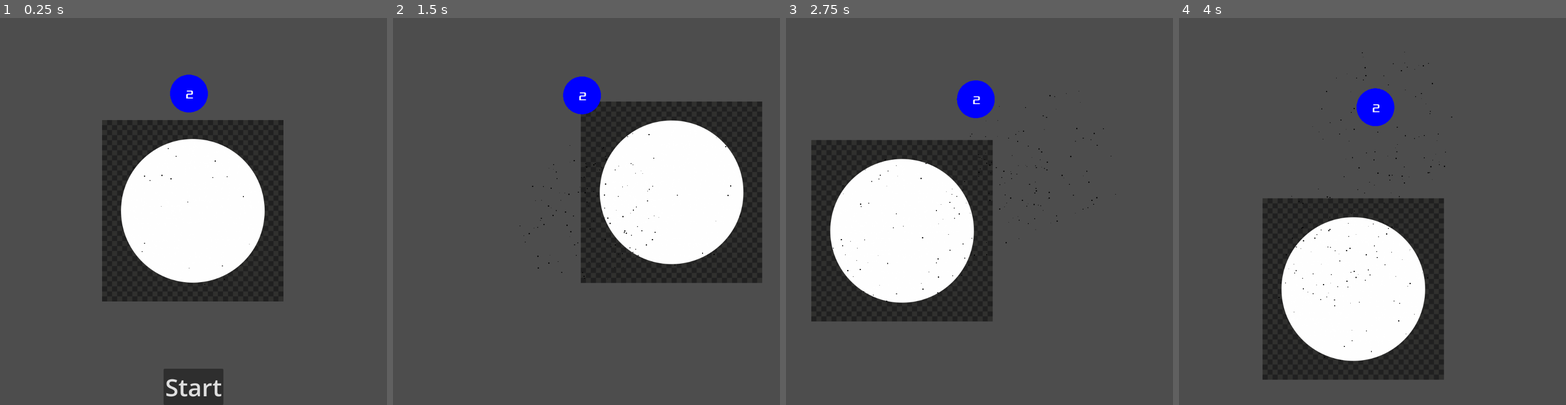
Above: before the commit, frames 1-4 (left to right).
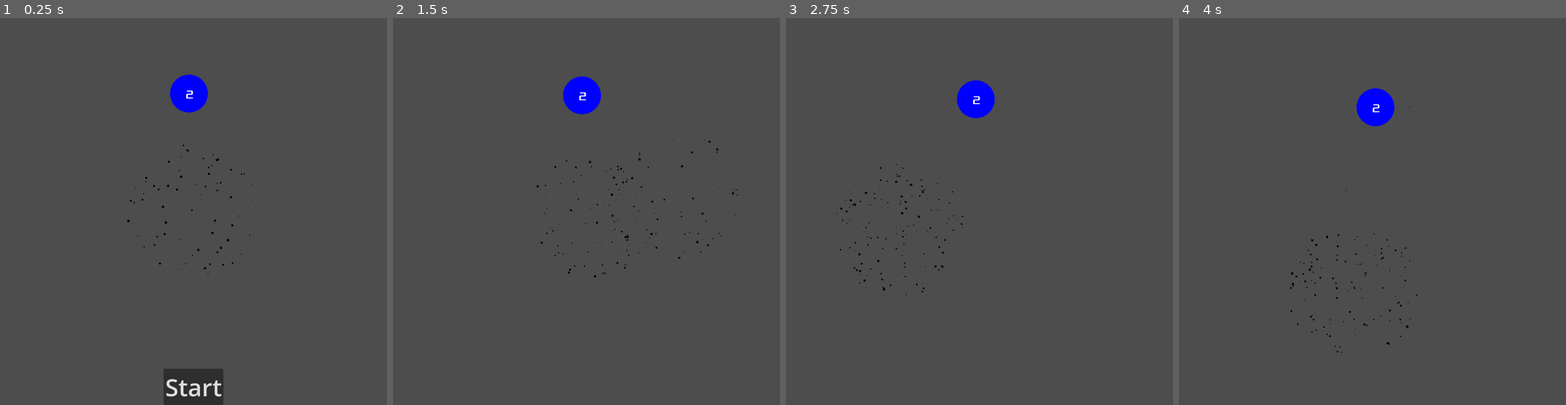
Above: after the commit, the same moments.

Repository: nuts4nuts4nuts/flappyversary
Game: Godot game, scene res://scenes/main.tscn
Two runs of this game, one before a commit and one after it. Both use one fixed random seed, a clock stepped at 60 frames per second and the inputs below.
Inputs (mouse positions are in pixels of both pictures, inside the frame that each line leads up to):
- Up to frame 1 (0.25 s): no input
- Up to frame 2 (1.5 s): click "Start" at 0.5 s; tap Enter at 1.25 s; move the mouse to (671, 192) at 1.27 s; press the mouse at (671, 192) at 1.28 s
- Up to frame 3 (2.75 s): move the mouse to (902, 230) at 2.02 s; release the mouse at (902, 230) at 2.03 s; click (902, 230) at 2.1 s
- Up to frame 4 (4 s): move the mouse to (1411, 126) at 2.77 s; press the mouse at (1411, 126) at 2.78 s; move the mouse to (1353, 288) at 3.52 s; release the mouse at (1353, 288) at 3.53 s; click (1353, 288) at 3.6 s

The runs differ from the first frame. In frame 1, 22% of the frame differs, in the area x 26-74%, y 26-74%; in frame 2, 22%; in frame 3, 22%; in frame 4, 22%.

Commit message:
Made particles move faster

Diff:
--- a/scenes/gravity-well.tscn
+++ b/scenes/gravity-well.tscn
@@ -1,32 +1,55 @@
-[gd_scene load_steps=4 format=3 uid="uid://cndnlt3bclw7u"]
+[gd_scene load_steps=8 format=3 uid="uid://cndnlt3bclw7u"]
 
 [ext_resource type="Script" path="res://scripts/gravity-well.gd" id="1_32knt"]
 [ext_resource type="Texture2D" uid="uid://5qxfnkeuhmm3" path="res://assets/download-white-circle-png-31629716484axd08oupl9.png" id="2_o8ksl"]
 
+[sub_resource type="Curve" id="Curve_h4hpy"]
+min_value = -360.0
+max_value = 360.0
+_data = [Vector2(0, -360), 0.0, 0.0, 0, 0, Vector2(0.807692, 235.636), 1144.33, 1144.33, 0, 0, Vector2(1, 360), 0.0, 0.0, 0, 0]
+point_count = 3
+
+[sub_resource type="CurveTexture" id="CurveTexture_rsrix"]
+curve = SubResource("Curve_h4hpy")
+
+[sub_resource type="Curve" id="Curve_x2p6j"]
+_data = [Vector2(0, 0), 0.0, 0.0, 0, 0, Vector2(0.204142, 1), 0.0, 0.0, 0, 0, Vector2(0.721893, 0.554545), -2.1948, -2.1948, 0, 0, Vector2(1, 0.0636363), 0.0, 0.0, 0, 0]
+point_count = 4
+
+[sub_resource type="CurveTexture" id="CurveTexture_was50"]
+curve = SubResource("Curve_x2p6j")
+
 [sub_resource type="ParticleProcessMaterial" id="ParticleProcessMaterial_mnacg"]
 emission_shape = 2
-emission_sphere_radius = 200.0
+emission_sphere_radius = 180.0
 particle_flag_disable_z = true
-direction = Vector3(1, 1, 0)
+direction = Vector3(0, 0, 0)
+spread = 180.0
 gravity = Vector3(0, 0, 0)
-orbit_velocity_min = 0.04
+orbit_velocity_min = 0.06
 orbit_velocity_max = 0.08
-radial_accel_min = -100.0
-radial_accel_max = -100.0
+radial_accel_min = -800.0
+radial_accel_max = -750.0
 damping_min = 21.55
 damping_max = 40.88
-scale_max = 3.0
+angle_max = 199.1
+angle_curve = SubResource("CurveTexture_rsrix")
+scale_min = 1.5
+scale_max = 6.0
+scale_curve = SubResource("CurveTexture_was50")
 color = Color(0, 0, 0, 1)
-turbulence_noise_strength = 12.71
+turbulence_noise_strength = 5.75
+turbulence_noise_speed_random = 6.35
 
 [node name="Gravity Well" type="Node2D"]
 script = ExtResource("1_32knt")
 
 [node name="Sprite2D" type="Sprite2D" parent="."]
+visible = false
 z_index = -10
 texture = ExtResource("2_o8ksl")
 
 [node name="GPUParticles2D" type="GPUParticles2D" parent="."]
 amount = 200
 process_material = SubResource("ParticleProcessMaterial_mnacg")
-lifetime = 2.0
+lifetime = 0.5
